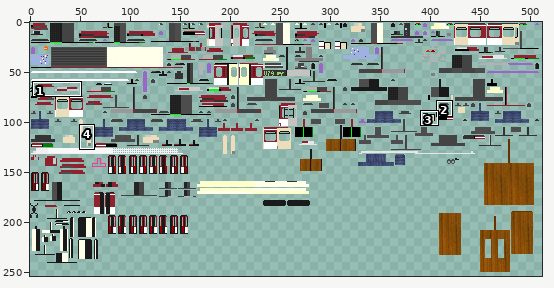
A sprite sheet gets an edit: src/main/resources/assets/tctramsinmotion/textures/trains/B80D_Red.png. Above, an overview of the earlier version with the close-up marked.
Close-up. Before the commit:
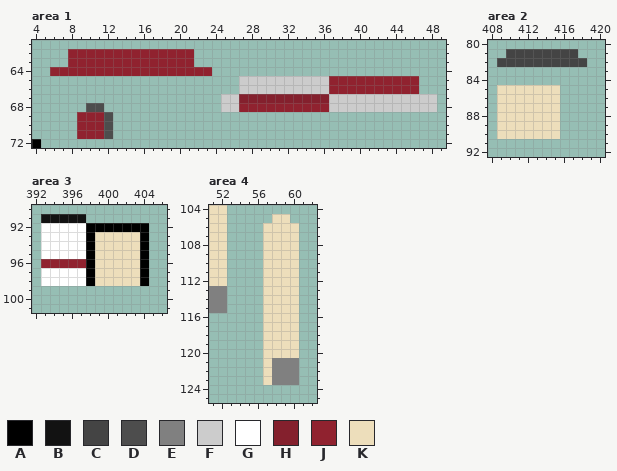
The file is 512x256 pixels. Pixels under 10% opacity are left out. Colours within 5 levels of each other are drawn and written as one. Shown: area 1: x 4..49, y 61..72; area 2: x 408..420, y 80..92; area 3: x 392..406, y 90..101; area 4: x 51..62, y 104..125. The wide view leaves out empty margins. The commit also changed other parts of the picture, which this record leaves out.
Palette (. is transparent): A #000000  B #121212  C #444444  D #4d4d4d  E #808080  F #cccccc  G #ffffff  H #84202d  J #90222f  K #eddebb
Now the later version:
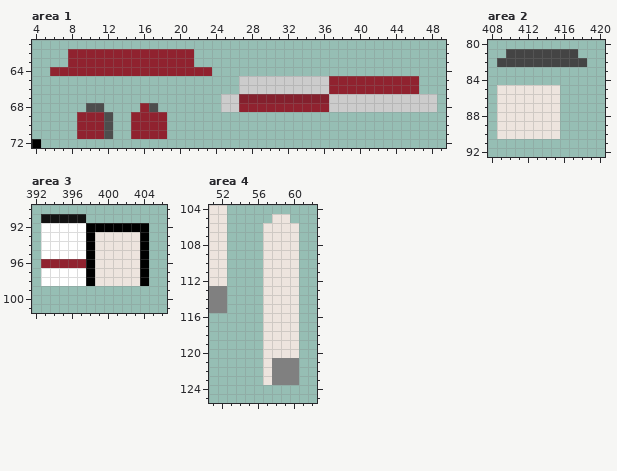
Difference:
@@ palette @@
-K #eddebb
+K #ede4de
--- area 1
@@ x 13..20 @@
 67 ........
-68 ........
-69 ........
-70 ........
-71 ........
+68 ...JD...
+69 ..JJJJ..
+70 ..JJJJ..
+71 ..JJJJ..
 72 ........
Where, in picture pixels (left, top, right, bottom), the same in both close-ups:
added: (131, 103, 167, 139)
changed: (497, 85, 560, 139)
changed: (95, 232, 140, 286)
changed: (209, 205, 227, 286)
changed: (263, 214, 299, 385)
